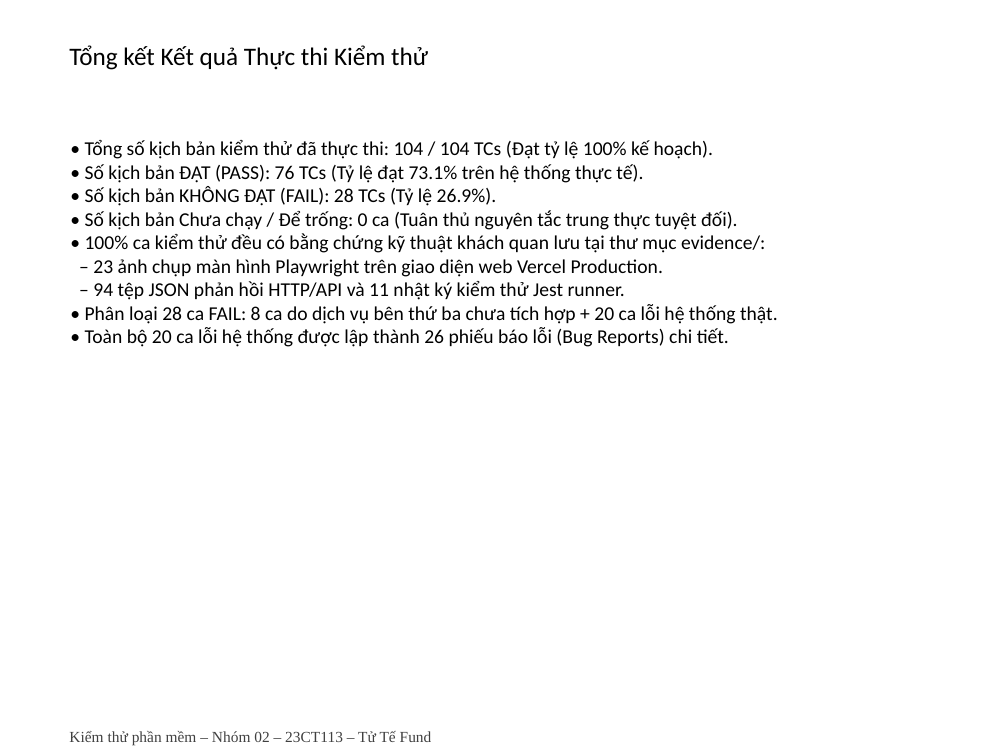
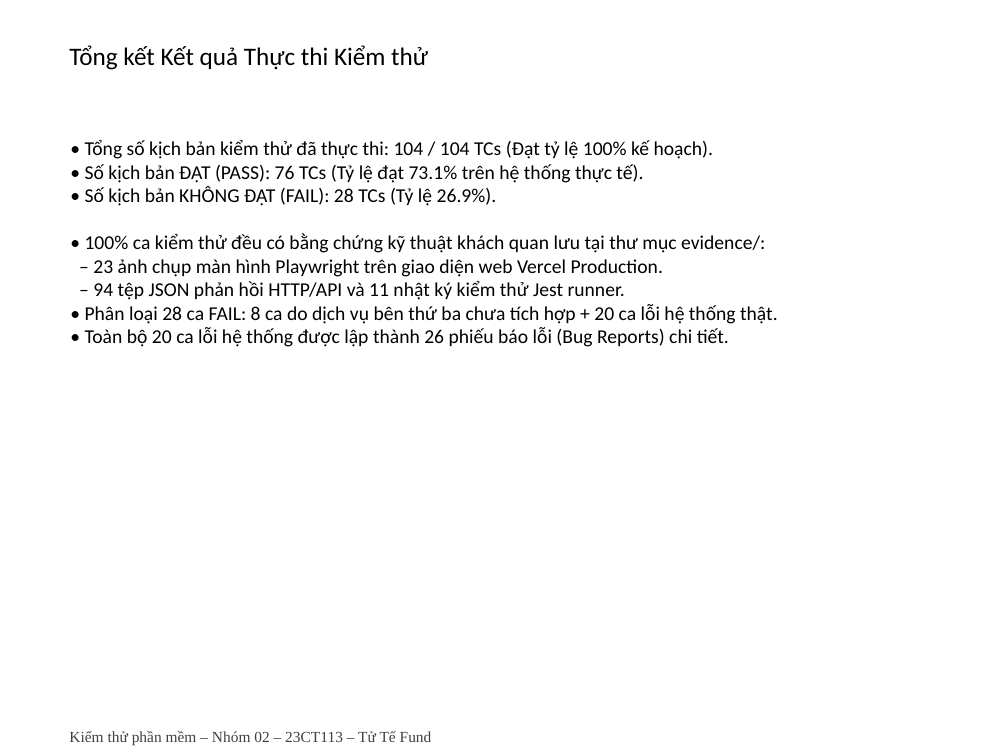
Before and after one commit to Escanor292/test, a slide deck: slide 7 of 23CT113_Nhom02_NenTangCrowdfunding(TuTeFund)/Word+ppt Báo Cáo/Ppt Báo cáo Nhóm 2 - 23CT113.pptx. Drawn at 1008x756 pixels with LibreOffice and Linux fonts; fonts in the diff are those of the drawing. Boxes give left, top, right and bottom in pixels: in the first picture for what was removed or moved away, otherwise in the second. Text is boxed around its words. In the diff, an @@ line names an element or a change of style, - is before the commit and + after.

Commit message:
Bỏ cột và câu chưa chạy khỏi hồ sơ kiểm thử.
Test Report còn 76 PASS và 28 FAIL trên 104 ca.

```diff
--- a/23CT113_Nhom02_NenTangCrowdfunding(TuTeFund)/Word+ppt Báo Cáo/Ppt Báo cáo Nhóm 2 - 23CT113.pptx
+++ b/23CT113_Nhom02_NenTangCrowdfunding(TuTeFund)/Word+ppt Báo Cáo/Ppt Báo cáo Nhóm 2 - 23CT113.pptx
@@ text at (85, 210, 738, 230): paragraph removed @@
-• Số kịch bản Chưa chạy / Để trống: 0 ca (Tuân thủ nguyên tắc trung thực tuyệt đối).
```
Also in this commit, not shown: 3 other slides changed, 5 other files.
